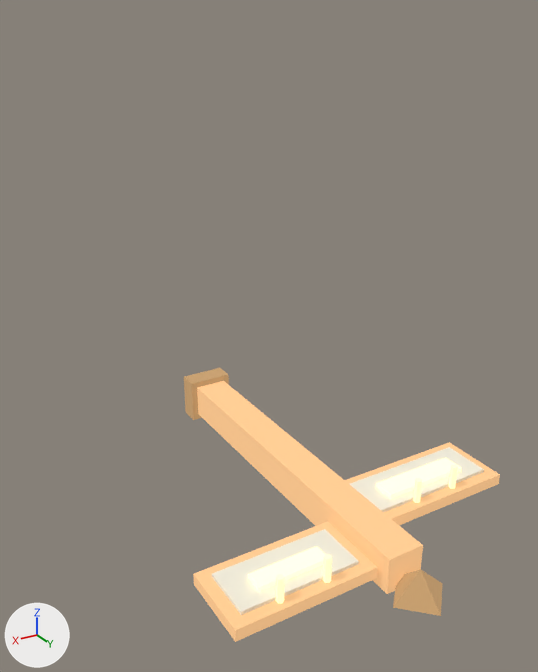
The glTF model assets/procedural/pretty/signpost.glb: old version first, new version second.
Rendered twice from a 50 mm lens placed at (1.58, 3.34, 1.9), pointed at (0.11, 0.9, 0.68). The lights are fixed; the arrows at lower left show +X, +Y and +Z. The first picture is the older version.

Before the edit, the objects in view are built like this:
```python
ob_chain2_001 = bpy.data.objects.new('chain2.001', me_柱体_010)
ob_chain2_001.location = (0.5, 1.62, 0.04)
ob_post = bpy.data.objects.new('post', me_立方体_037)
ob_post.location = (0.0, 0.85, 0.0)
ob_post.scale = (0.16, 1.7, 0.16)
ob_post_cap = bpy.data.objects.new('post_cap', me_锥体_009)
ob_post_cap.location = (0.0, 1.78, 0.0)
ob_post_dark = bpy.data.objects.new('post_dark', me_立方体_038)
ob_post_dark.location = (0.0, 0.05, 0.0)
ob_post_dark.scale = (0.22, 0.1, 0.22)
ob_sign_l = bpy.data.objects.new('sign_l', me_立方体_039)
ob_sign_l.location = (-0.4, 1.3, 0.0)
ob_sign_l.scale = (0.7, 0.32, 0.05)
ob_sign_r = bpy.data.objects.new('sign_r', me_立方体_042)
ob_sign_r.location = (0.4, 1.5, 0.0)
ob_sign_r.scale = (0.6, 0.32, 0.05)
ob_sign_r_face = bpy.data.objects.new('sign_r_face', me_立方体_043)
ob_sign_r_face.location = (0.4, 1.5, 0.03)
ob_sign_r_face.scale = (0.5, 0.22, 0.02)
ob_sign_text_l = bpy.data.objects.new('sign_text_l', me_立方体_041)
ob_sign_text_l.location = (-0.4, 1.32, 0.05)
ob_sign_text_l.scale = (0.4, 0.1, 0.02)
ob_sign_text_r = bpy.data.objects.new('sign_text_r', me_立方体_044)
ob_sign_text_r.location = (0.4, 1.52, 0.05)
ob_sign_text_r.scale = (0.3, 0.08, 0.02)
# also in view: 'sign_l_face' at (-0.4, 1.3, 0.03)
```
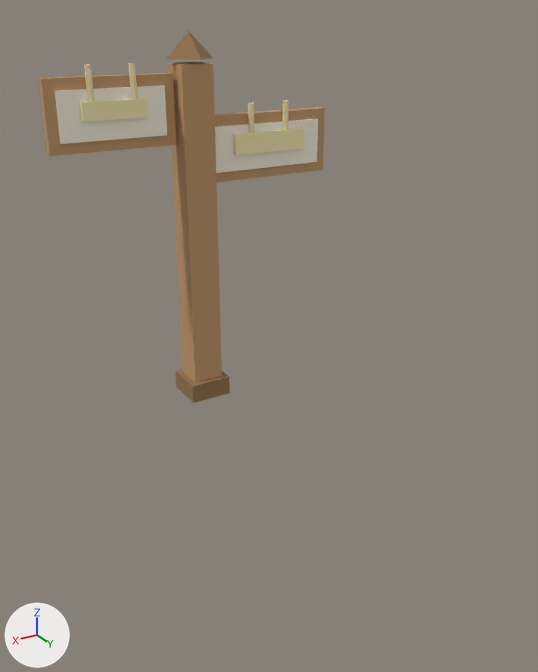
Pixel boxes [x1, y1, x2, y2] of what changed, in the pictures (538 x 672 px):
'post', recoloured, surface changed, moved, rescaled (75% narrower, 50% taller): before [197, 381, 423, 594]; after [167, 62, 222, 383]
'sign_r', recoloured, surface changed, moved, rescaled (25% narrower, 31% shorter): before [193, 521, 378, 642]; after [38, 73, 176, 156]
'sign_r_face', moved, rescaled (23% narrower, 31% shorter): before [212, 529, 359, 615]; after [54, 85, 167, 144]
'sign_l_face', moved, rescaled (23% narrower, 17% shorter): before [350, 447, 484, 512]; after [215, 119, 318, 173]
'sign_l', recoloured, surface changed, moved, rescaled: before [345, 442, 500, 525]; after [215, 107, 325, 182]
'sign_text_l', surface changed, moved, rescaled (16% narrower, 35% shorter): before [376, 457, 461, 499]; after [233, 128, 304, 155]
'sign_text_r', surface changed, moved, rescaled (12% narrower, 47% shorter): before [248, 546, 325, 592]; after [80, 98, 148, 122]
'post_cap', recoloured, surface changed, moved: before [393, 569, 443, 616]; after [166, 31, 213, 60]
'post_dark', recoloured, surface changed, moved, rescaled: before [184, 368, 229, 420]; after [175, 369, 230, 403]
'chain2.001', recoloured, surface changed, moved: before [276, 574, 285, 603]; after [84, 64, 94, 102]
'chain2', recoloured, surface changed, moved: before [323, 555, 332, 583]; after [128, 63, 138, 99]
'chain.001', recoloured, surface changed, moved: before [413, 478, 422, 503]; after [248, 103, 254, 133]
'chain', recoloured, surface changed, moved: before [449, 465, 458, 489]; after [282, 101, 289, 130]

Patch to the scene script:
```diff
--- a/assets/procedural/pretty/signpost.glb.py
+++ b/assets/procedural/pretty/signpost.glb.py
@@ mat_sign_wood @@
 mat_sign_wood.roughness = 0.9
-mat_sign_wood.emission_color = (0.55, 0.32, 0.15)  # brown #c4996c
-mat_sign_wood.emission_strength = 1.0
@@ mat_sign_wood_dark @@
 mat_sign_wood_dark.roughness = 0.95
-mat_sign_wood_dark.emission_color = (0.3, 0.18, 0.08)  # brown #957650
-mat_sign_wood_dark.emission_strength = 1.0
@@ mat_sign_text @@
 mat_sign_text.emission_color = (0.95, 0.85, 0.45)  # beige #f9edb3
-mat_sign_text.emission_strength = 1.0
@@ mat_sign_rope @@
 mat_sign_rope.roughness = 0.85
-mat_sign_rope.emission_color = (0.85, 0.7, 0.4)  # beige #eddaaa
-mat_sign_rope.emission_strength = 1.0
@@ ob_post @@
 ob_post = bpy.data.objects.new('post', me_立方体_037)
-ob_post.location = (0.0, 0.85, 0.0)
-ob_post.scale = (0.16, 1.7, 0.16)
+ob_post.location = (0.0, 0.0, 0.85)
+ob_post.scale = (0.16, 0.16, 1.7)
@@ ob_post_dark @@
 ob_post_dark = bpy.data.objects.new('post_dark', me_立方体_038)
-ob_post_dark.location = (0.0, 0.05, 0.0)
-ob_post_dark.scale = (0.22, 0.1, 0.22)
+ob_post_dark.location = (0.0, 0.0, 0.05)
+ob_post_dark.scale = (0.22, 0.22, 0.1)
@@ ob_sign_l @@
 ob_sign_l = bpy.data.objects.new('sign_l', me_立方体_039)
-ob_sign_l.location = (-0.4, 1.3, 0.0)
-ob_sign_l.scale = (0.7, 0.32, 0.05)
+ob_sign_l.location = (-0.4, 0.0, 1.3)
+ob_sign_l.scale = (0.7, 0.05, 0.32)
@@ ob_sign_l_face @@
 ob_sign_l_face = bpy.data.objects.new('sign_l_face', me_立方体_040)
-ob_sign_l_face.location = (-0.4, 1.3, 0.03)
-ob_sign_l_face.scale = (0.6, 0.22, 0.02)
+ob_sign_l_face.location = (-0.4, 0.03, 1.3)
+ob_sign_l_face.scale = (0.6, 0.02, 0.22)
@@ ob_sign_text_l @@
 ob_sign_text_l = bpy.data.objects.new('sign_text_l', me_立方体_041)
-ob_sign_text_l.location = (-0.4, 1.32, 0.05)
-ob_sign_text_l.scale = (0.4, 0.1, 0.02)
+ob_sign_text_l.location = (-0.4, 0.05, 1.32)
+ob_sign_text_l.scale = (0.4, 0.02, 0.1)
@@ ob_sign_r @@
 ob_sign_r = bpy.data.objects.new('sign_r', me_立方体_042)
-ob_sign_r.location = (0.4, 1.5, 0.0)
-ob_sign_r.scale = (0.6, 0.32, 0.05)
+ob_sign_r.location = (0.4, 0.0, 1.5)
+ob_sign_r.scale = (0.6, 0.05, 0.32)
@@ ob_sign_r_face @@
 ob_sign_r_face = bpy.data.objects.new('sign_r_face', me_立方体_043)
-ob_sign_r_face.location = (0.4, 1.5, 0.03)
-ob_sign_r_face.scale = (0.5, 0.22, 0.02)
+ob_sign_r_face.location = (0.4, 0.03, 1.5)
+ob_sign_r_face.scale = (0.5, 0.02, 0.22)
@@ ob_sign_text_r @@
 ob_sign_text_r = bpy.data.objects.new('sign_text_r', me_立方体_044)
-ob_sign_text_r.location = (0.4, 1.52, 0.05)
-ob_sign_text_r.scale = (0.3, 0.08, 0.02)
+ob_sign_text_r.location = (0.4, 0.05, 1.52)
+ob_sign_text_r.scale = (0.3, 0.02, 0.08)
@@ ob_chain @@
 ob_chain = bpy.data.objects.new('chain', me_柱体_007)
-ob_chain.location = (-0.5, 1.42, 0.04)
+ob_chain.location = (-0.5, 0.04, 1.42)
@@ ob_chain_001 @@
 ob_chain_001 = bpy.data.objects.new('chain.001', me_柱体_008)
-ob_chain_001.location = (-0.3, 1.42, 0.04)
+ob_chain_001.location = (-0.3, 0.04, 1.42)
@@ ob_chain2 @@
 ob_chain2 = bpy.data.objects.new('chain2', me_柱体_009)
-ob_chain2.location = (0.3, 1.62, 0.04)
+ob_chain2.location = (0.3, 0.04, 1.62)
@@ ob_chain2_001 @@
 ob_chain2_001 = bpy.data.objects.new('chain2.001', me_柱体_010)
-ob_chain2_001.location = (0.5, 1.62, 0.04)
+ob_chain2_001.location = (0.5, 0.04, 1.62)
@@ ob_post_cap @@
 ob_post_cap = bpy.data.objects.new('post_cap', me_锥体_009)
-ob_post_cap.location = (0.0, 1.78, 0.0)
+ob_post_cap.location = (0.0, 0.0, 1.78)
```
